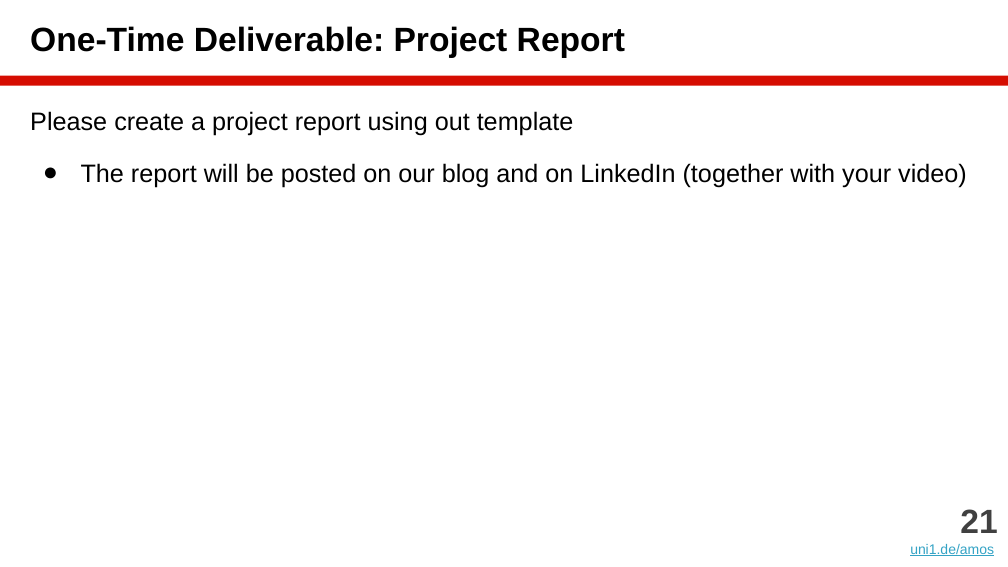
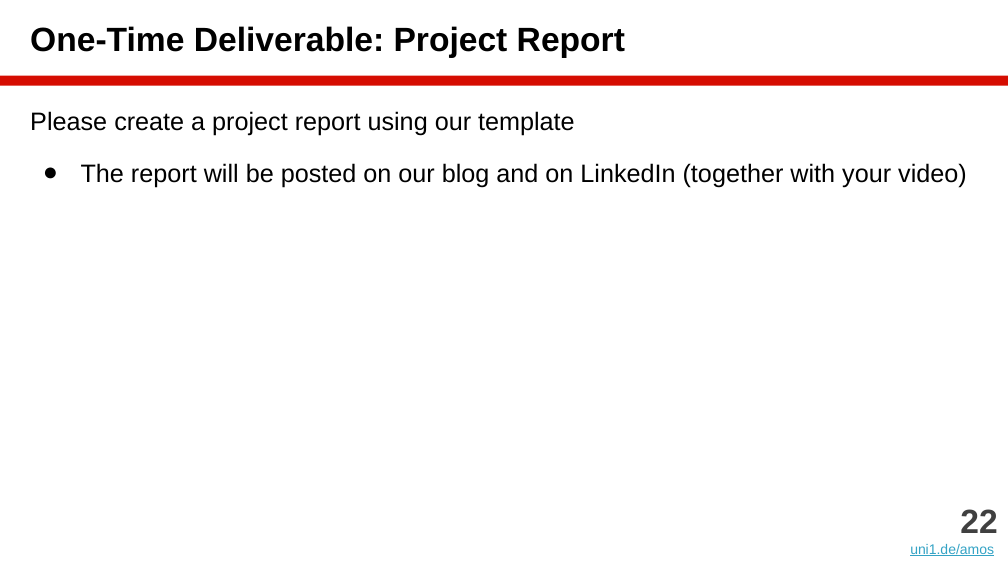
Before and after one commit to dirkriehle/amos-course, a slide deck: slide 22 of Lecture slides/AMOS C01 - Demo Day Preparation.pptx (slide 21 before the commit). Drawn at 1008x567 pixels with LibreOffice and Linux fonts; fonts in the diff are those of the drawing. Boxes give left, top, right and bottom in pixels: in the first picture for what was removed or moved away, otherwise in the second. Text is boxed around its words. In the diff, an @@ line names an element or a change of style, - is before the commit and + after.

```diff
--- a/Lecture slides/AMOS C01 - Demo Day Preparation.pptx
+++ b/Lecture slides/AMOS C01 - Demo Day Preparation.pptx
@@ text at [30,111,575,136]: text changed @@
-Please create a project report using out template
+Please create a project report using our template
@@ text at [960,509,997,533]: text changed @@
-21
+22
```
Also in this commit, not shown: 1 other slide changed, 1 slide added, 11 other files.
